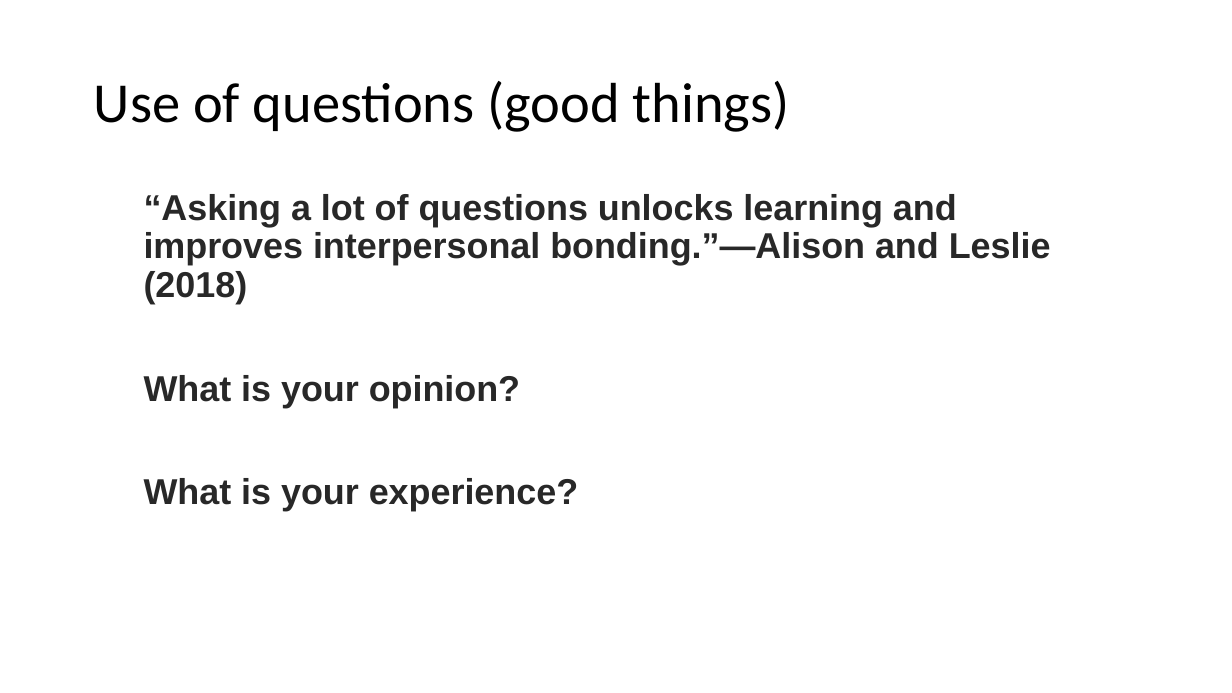
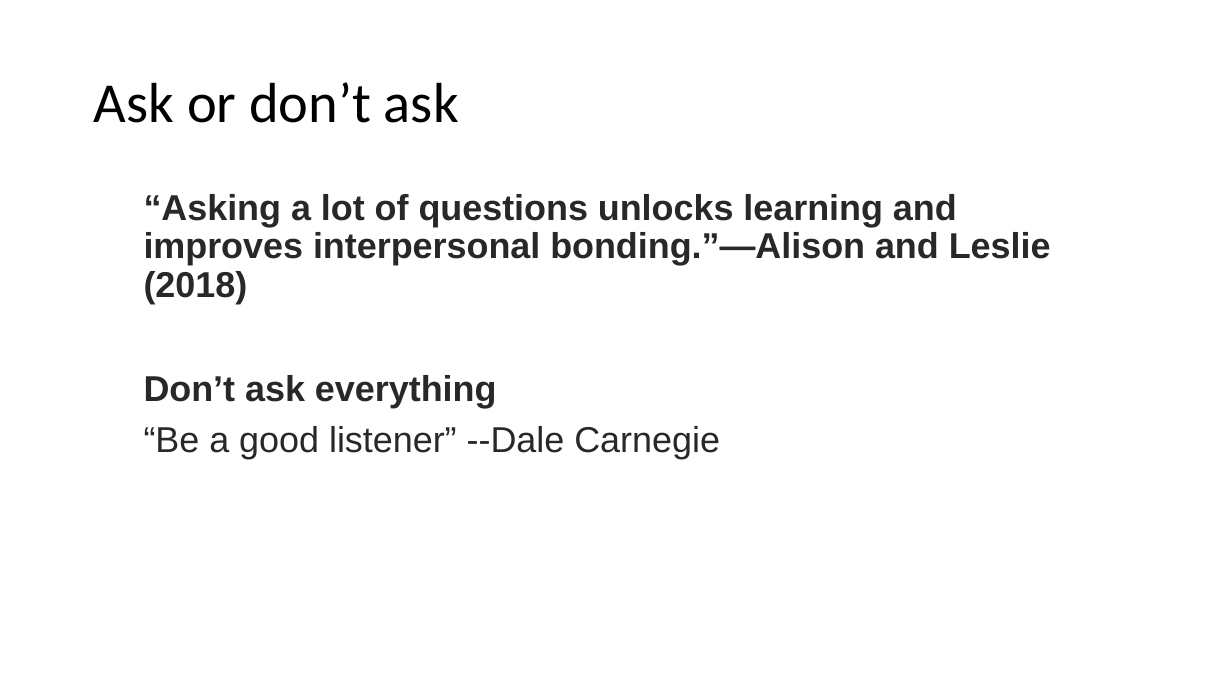
Before and after one commit to yushuf/TeamBeta, a slide deck: slide 6 of Presentation.pptx (slide 4 before the commit). Drawn at 1232x693 pixels with LibreOffice and Linux fonts; fonts in the diff are those of the drawing. Boxes give left, top, right and bottom in pixels: in the first picture for what was removed or moved away, otherwise in the second. Text is boxed around its words. In the diff, an @@ line names an element or a change of style, - is before the commit and + after.

```diff
--- a/Presentation.pptx
+++ b/Presentation.pptx
@@ title at <box>94,82,459,123</box>: text changed @@
-Use of questions (good things)
+Ask or don’t ask
@@ text at <box>144,375,720,459</box>: text changed; bold off @@
-What is your opinion?
-What is your experience?
+Don’t ask everything
+“Be a good listener” --Dale Carnegie
```
Also in this commit, not shown: 4 other slides changed, 8 slides added, 4 slides removed.
